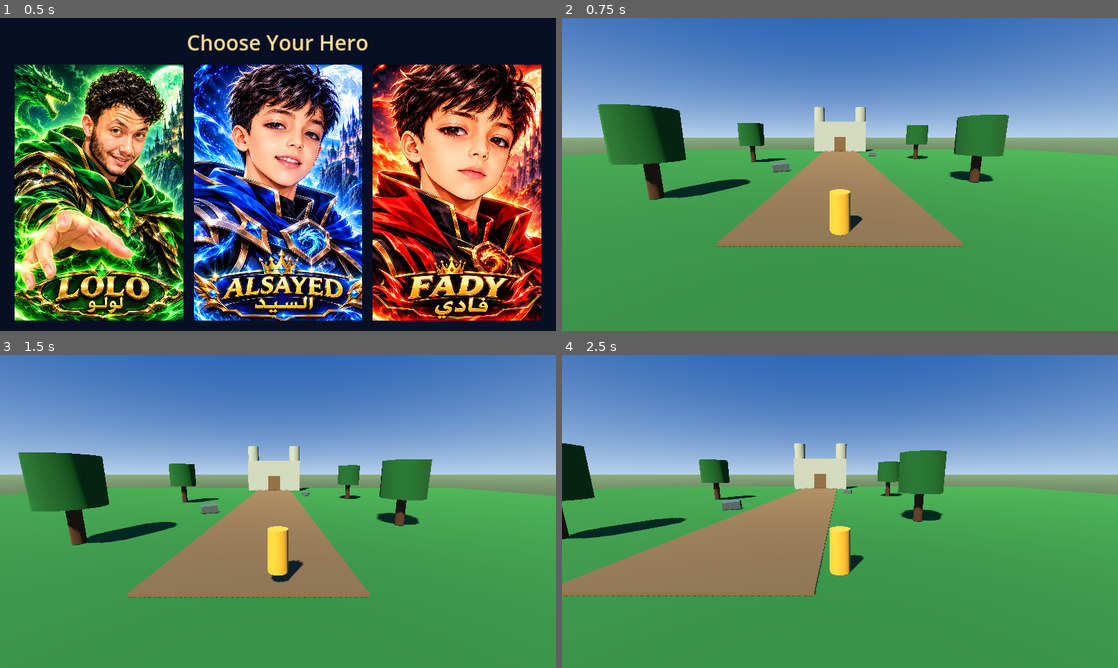
Above: before the commit, frames 1-4 (two rows, left to right).
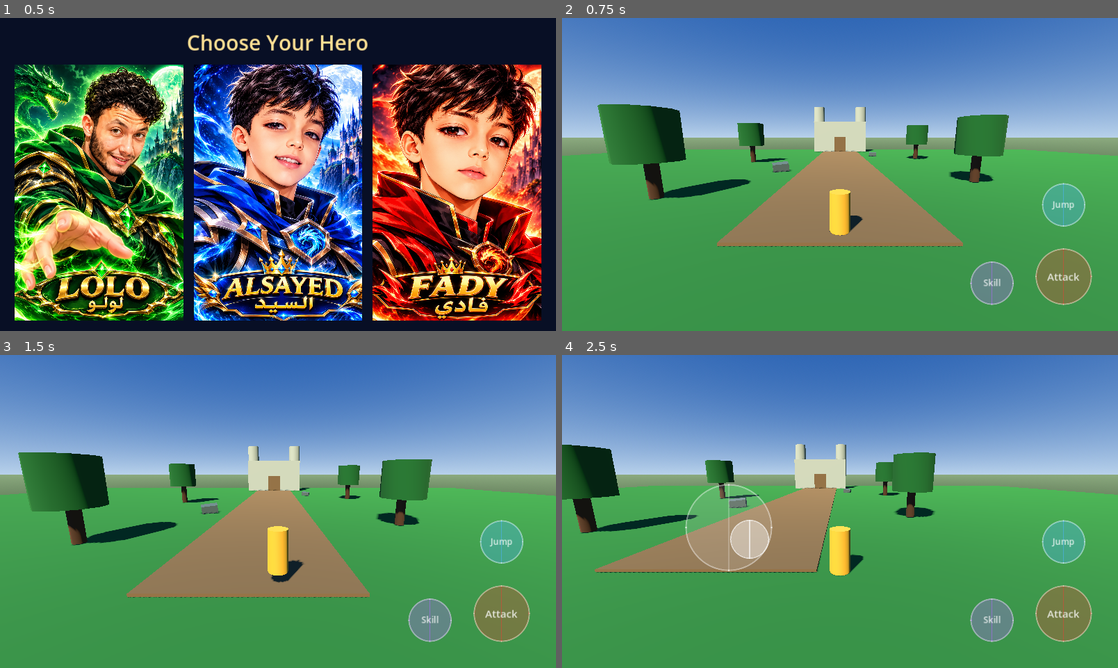
Above: after the commit, the same moments.

Repository: lolofadywaleed-hash/LostTreasureKingdom-Final
Game: Godot game, scene res://scenes/character_select.tscn
The game is run twice, just before and just after one commit, with the same random seed, the same clock (stepped at 60 frames per second) and the same inputs.
Inputs (mouse positions are in pixels of both pictures, inside the frame that each line leads up to):
- Up to frame 1 (0.5 s): no input
- Up to frame 2 (0.75 s): click (662, 193) at 0.5 s
- Up to frame 3 (1.5 s): tap Enter at 1.25 s; move the mouse to (400, 495) at 1.27 s; hold D (move_right) from 1.28 s (still down); tap Space (jump) at 1.35 s; click (400, 495) at 1.42 s
- Up to frame 4 (2.5 s): tap Space (jump) at 1.52, 1.82 s; release D (move_right) at 2 s; drag from (728, 527) to (812, 574) at 2.02 s

Frame 1 is identical in both runs. In frame 2, 3.1% of the frame differs, in the area x 73-96%, y 52-92%; in frame 3, 3.1%; in frame 4, 11%, in the area x 0-100%, y 28-92%.

Commit message:
Add dynamic touch HUD and player fall recovery
Co-authored-by: Manus <dev-agent@manus.ai>

Diff:
--- a/scenes/main.tscn
+++ b/scenes/main.tscn
@@ -1,6 +1,7 @@
-[gd_scene load_steps=13 format=3]
+[gd_scene load_steps=17 format=3]
 
 [ext_resource type="Script" path="res://scripts/player.gd" id="1_player"]
+[ext_resource type="PackedScene" path="res://scenes/mobile_hud.tscn" id="2_hud"]
 
 [sub_resource type="ProceduralSkyMaterial" id="ProceduralSkyMaterial"]
 sky_top_color = Color(0.11, 0.34, 0.68, 1)
@@ -51,6 +52,15 @@
 radius = 0.42
 height = 1.8
 
+[sub_resource type="BoxShape3D" id="WallShapeX"]
+size = Vector3(122, 20, 2)
+
+[sub_resource type="BoxShape3D" id="WallShapeZ"]
+size = Vector3(2, 20, 100)
+
+[sub_resource type="BoxShape3D" id="CastleShape"]
+size = Vector3(15, 12, 5.6)
+
 [node name="Main" type="Node3D"]
 
 [node name="WorldEnvironment" type="WorldEnvironment" parent="."]
@@ -100,6 +110,38 @@
 size = Vector3(3.2, 4, 0.22)
 material = SubResource("PathMaterial")
 
+[node name="CastleCollision" type="StaticBody3D" parent="Castle"]
+
+[node name="CollisionShape3D" type="CollisionShape3D" parent="Castle/CastleCollision"]
+position = Vector3(0, 6, 0)
+shape = SubResource("CastleShape")
+
+[node name="Boundary" type="Node3D" parent="."]
+
+[node name="WallNorth" type="StaticBody3D" parent="Boundary"]
+position = Vector3(0, 10, -50.5)
+
+[node name="CollisionShape3D" type="CollisionShape3D" parent="Boundary/WallNorth"]
+shape = SubResource("WallShapeX")
+
+[node name="WallSouth" type="StaticBody3D" parent="Boundary"]
+position = Vector3(0, 10, 50.5)
+
+[node name="CollisionShape3D" type="CollisionShape3D" parent="Boundary/WallSouth"]
+shape = SubResource("WallShapeX")
+
+[node name="WallEast" type="StaticBody3D" parent="Boundary"]
+position = Vector3(60.5, 10, 0)
+
+[node name="CollisionShape3D" type="CollisionShape3D" parent="Boundary/WallEast"]
+shape = SubResource("WallShapeZ")
+
+[node name="WallWest" type="StaticBody3D" parent="Boundary"]
+position = Vector3(-60.5, 10, 0)
+
+[node name="CollisionShape3D" type="CollisionShape3D" parent="Boundary/WallWest"]
+shape = SubResource("WallShapeZ")
+
 [node name="Player" type="CharacterBody3D" parent="."]
 position = Vector3(0, 0, 12)
 script = ExtResource("1_player")
@@ -123,6 +165,8 @@
 [node name="Camera3D" type="Camera3D" parent="Player/SpringArm3D"]
 current = true
 
+[node name="MobileHUD" parent="." instance=ExtResource("2_hud")]
+
 [node name="TreeWestNear" type="Node3D" parent="."]
 position = Vector3(-12, 0, 7)
 
--- /dev/null
+++ b/scenes/mobile_hud.tscn
@@ -0,0 +1,185 @@
+[gd_scene load_steps=7 format=3]
+
+[ext_resource type="Script" path="res://scripts/mobile_hud.gd" id="1_hud"]
+
+[sub_resource type="StyleBoxFlat" id="BaseStyle"]
+bg_color = Color(1, 1, 1, 0.12)
+border_width_left = 3
+border_width_top = 3
+border_width_right = 3
+border_width_bottom = 3
+border_color = Color(1, 1, 1, 0.45)
+corner_radius_top_left = 100
+corner_radius_top_right = 100
+corner_radius_bottom_right = 100
+corner_radius_bottom_left = 100
+corner_detail = 24
+
+[sub_resource type="StyleBoxFlat" id="KnobStyle"]
+bg_color = Color(1, 1, 1, 0.4)
+border_width_left = 2
+border_width_top = 2
+border_width_right = 2
+border_width_bottom = 2
+border_color = Color(1, 1, 1, 0.7)
+corner_radius_top_left = 45
+corner_radius_top_right = 45
+corner_radius_bottom_right = 45
+corner_radius_bottom_left = 45
+corner_detail = 20
+
+[sub_resource type="StyleBoxFlat" id="AttackStyle"]
+bg_color = Color(0.9, 0.25, 0.2, 0.4)
+border_width_left = 3
+border_width_top = 3
+border_width_right = 3
+border_width_bottom = 3
+border_color = Color(1, 0.8, 0.75, 0.7)
+corner_radius_top_left = 65
+corner_radius_top_right = 65
+corner_radius_bottom_right = 65
+corner_radius_bottom_left = 65
+corner_detail = 24
+
+[sub_resource type="StyleBoxFlat" id="JumpStyle"]
+bg_color = Color(0.3, 0.7, 1, 0.4)
+border_width_left = 3
+border_width_top = 3
+border_width_right = 3
+border_width_bottom = 3
+border_color = Color(0.8, 0.92, 1, 0.7)
+corner_radius_top_left = 50
+corner_radius_top_right = 50
+corner_radius_bottom_right = 50
+corner_radius_bottom_left = 50
+corner_detail = 20
+
+[sub_resource type="StyleBoxFlat" id="SkillStyle"]
+bg_color = Color(0.7, 0.4, 1, 0.4)
+border_width_left = 3
+border_width_top = 3
+border_width_right = 3
+border_width_bottom = 3
+border_color = Color(0.9, 0.8, 1, 0.7)
+corner_radius_top_left = 50
+corner_radius_top_right = 50
+corner_radius_bottom_right = 50
+corner_radius_bottom_left = 50
+corner_detail = 20
+
+[node name="MobileHUD" type="CanvasLayer"]
+layer = 10
+script = ExtResource("1_hud")
+
+[node name="Root" type="Control" parent="."]
+layout_mode = 3
+anchors_preset = 15
+anchor_right = 1.0
+anchor_bottom = 1.0
+grow_horizontal = 2
+grow_vertical = 2
+mouse_filter = 2
+
+[node name="JoystickBase" type="Panel" parent="Root"]
+visible = false
+layout_mode = 0
+offset_right = 200.0
+offset_bottom = 200.0
+mouse_filter = 2
+theme_override_styles/panel = SubResource("BaseStyle")
+
+[node name="Knob" type="Panel" parent="Root/JoystickBase"]
+layout_mode = 0
+offset_left = 55.0
+offset_top = 55.0
+offset_right = 145.0
+offset_bottom = 145.0
+mouse_filter = 2
+theme_override_styles/panel = SubResource("KnobStyle")
+
+[node name="AttackButton" type="Panel" parent="Root"]
+layout_mode = 1
+anchors_preset = 3
+anchor_left = 1.0
+anchor_top = 1.0
+anchor_right = 1.0
+anchor_bottom = 1.0
+offset_left = -190.0
+offset_top = -190.0
+offset_right = -60.0
+offset_bottom = -60.0
+grow_horizontal = 0
+grow_vertical = 0
+mouse_filter = 2
+theme_override_styles/panel = SubResource("AttackStyle")
+
+[node name="Label" type="Label" parent="Root/AttackButton"]
+layout_mode = 1
+anchors_preset = 15
+anchor_right = 1.0
+anchor_bottom = 1.0
+grow_horizontal = 2
+grow_vertical = 2
+mouse_filter = 2
+theme_override_font_sizes/font_size = 24
+text = "Attack"
+horizontal_alignment = 1
+vertical_alignment = 1
+
+[node name="JumpButton" type="Panel" parent="Root"]
+layout_mode = 1
+anchors_preset = 3
+anchor_left = 1.0
+anchor_top = 1.0
+anchor_right = 1.0
+anchor_bottom = 1.0
+offset_left = -175.0
+offset_top = -340.0
+offset_right = -75.0
+offset_bottom = -240.0
+grow_horizontal = 0
+grow_vertical = 0
+mouse_filter = 2
+theme_override_styles/panel = SubResource("JumpStyle")
+
+[node name="Label" type="Label" parent="Root/JumpButton"]
+layout_mode = 1
+anchors_preset = 15
+anchor_right = 1.0
+anchor_bottom = 1.0
+grow_horizontal = 2
+grow_vertical = 2
+mouse_filter = 2
+theme_override_font_sizes/font_size = 20
+text = "Jump"
+horizontal_alignment = 1
+vertical_alignment = 1
+
+[node name="SkillButton" type="Panel" parent="Root"]
+layout_mode = 1
+anchors_preset = 3
+anchor_left = 1.0
+anchor_top = 1.0
+anchor_right = 1.0
+anchor_bottom = 1.0
+offset_left = -340.0
+offset_top = -160.0
+offset_right = -240.0
+offset_bottom = -60.0
+grow_horizontal = 0
+grow_vertical = 0
+mouse_filter = 2
+theme_override_styles/panel = SubResource("SkillStyle")
+
+[node name="Label" type="Label" parent="Root/SkillButton"]
+layout_mode = 1
+anchors_preset = 15
+anchor_right = 1.0
+anchor_bottom = 1.0
+grow_horizontal = 2
+grow_vertical = 2
+mouse_filter = 2
+theme_override_font_sizes/font_size = 20
+text = "Skill"
+horizontal_alignment = 1
+vertical_alignment = 1
--- a/scripts/mobile_hud.gd
+++ b/scripts/mobile_hud.gd
@@ -1,16 +1,135 @@
 extends CanvasLayer
 
+signal move_vector_changed(vector: Vector2)
+
+const LEFT_HALF_RATIO := 0.5
+const DEADZONE := 0.12
+const BUTTON_HIT_PADDING := 1.2
+const IDLE_ALPHA := 0.8
+
+@onready var joystick_base: Panel = $Root/JoystickBase
+@onready var joystick_knob: Panel = $Root/JoystickBase/Knob
+@onready var attack_button: Control = $Root/AttackButton
+@onready var jump_button: Control = $Root/JumpButton
+@onready var skill_button: Control = $Root/SkillButton
+
+var _buttons: Dictionary = {}
+var _button_touches: Dictionary = {}
+var _joystick_touch := -1
+var _joystick_center := Vector2.ZERO
+var _move_vector := Vector2.ZERO
+
+
 func _ready() -> void:
-	var jump := Button.new()
-	jump.text = "قفز"
-	jump.custom_minimum_size = Vector2(100, 86)
-	jump.position = Vector2(get_viewport().get_visible_rect().size.x - 135, get_viewport().get_visible_rect().size.y - 130)
-	jump.add_theme_font_size_override("font_size", 24)
-	add_child(jump)
-	jump.button_down.connect(func(): Input.action_press("jump"))
-	jump.button_up.connect(func(): Input.action_release("jump"))
-	var label := Label.new()
-	label.text = "حرّك إصبعك يسار الشاشة للتحرك"
-	label.position = Vector2(20, get_viewport().get_visible_rect().size.y - 48)
-	label.add_theme_font_size_override("font_size", 18)
-	add_child(label)
+	for action_name in ["jump", "attack", "skill"]:
+		if not InputMap.has_action(action_name):
+			InputMap.add_action(action_name)
+	_buttons = {
+		"attack": attack_button,
+		"jump": jump_button,
+		"skill": skill_button,
+	}
+	for action_name in _buttons:
+		var node: Control = _buttons[action_name]
+		node.pivot_offset = node.size * 0.5
+		_set_button_pressed(action_name, false)
+	joystick_base.visible = false
+
+func _exit_tree() -> void:
+	_reset_all()
+
+func _notification(what: int) -> void:
+	if what == NOTIFICATION_APPLICATION_FOCUS_OUT:
+		_reset_all()
+
+func _unhandled_input(event: InputEvent) -> void:
+	if event is InputEventScreenTouch:
+		var touch := event as InputEventScreenTouch
+		if touch.pressed:
+			_on_touch_pressed(touch.index, touch.position)
+		else:
+			_on_touch_released(touch.index)
+	elif event is InputEventScreenDrag:
+		var drag := event as InputEventScreenDrag
+		if drag.index == _joystick_touch:
+			_update_joystick(drag.position)
+			get_viewport().set_input_as_handled()
+
+func _on_touch_pressed(index: int, pos: Vector2) -> void:
+	var action_name := _button_at(pos)
+	if action_name != "":
+		_button_touches[index] = action_name
+		Input.action_press(action_name)
+		_set_button_pressed(action_name, true)
+		get_viewport().set_input_as_handled()
+		return
+	var screen_width := get_viewport().get_visible_rect().size.x
+	if pos.x < screen_width * LEFT_HALF_RATIO and _joystick_touch == -1:
+		_joystick_touch = index
+		_joystick_center = pos
+		joystick_base.global_position = pos - joystick_base.size * 0.5
+		joystick_knob.position = (joystick_base.size - joystick_knob.size) * 0.5
+		joystick_base.visible = true
+		_update_joystick(pos)
+		get_viewport().set_input_as_handled()
+
+func _on_touch_released(index: int) -> void:
+	if index == _joystick_touch:
+		_joystick_touch = -1
+		joystick_base.visible = false
+		_set_move_vector(Vector2.ZERO)
+		get_viewport().set_input_as_handled()
+	elif _button_touches.has(index):
+		var action_name: String = _button_touches[index]
+		_button_touches.erase(index)
+		Input.action_release(action_name)
+		_set_button_pressed(action_name, false)
+		get_viewport().set_input_as_handled()
+
+func _update_joystick(pos: Vector2) -> void:
+	var radius := (joystick_base.size.x - joystick_knob.size.x) * 0.5
+	var offset := (pos - _joystick_center).limit_length(radius)
+	joystick_knob.position = (joystick_base.size - joystick_knob.size) * 0.5 + offset
+	var vector := offset / radius
+	if vector.length() < DEADZONE:
+		vector = Vector2.ZERO
+	_set_move_vector(vector)
+
+func _set_move_vector(vector: Vector2) -> void:
+	_move_vector = vector
+	_apply_axis("move_left", maxf(-vector.x, 0.0))
+	_apply_axis("move_right", maxf(vector.x, 0.0))
+	_apply_axis("move_forward", maxf(-vector.y, 0.0))
+	_apply_axis("move_back", maxf(vector.y, 0.0))
+	move_vector_changed.emit(vector)
+
+func _apply_axis(action_name: String, strength: float) -> void:
+	if strength > 0.0:
+		Input.action_press(action_name, strength)
+	else:
+		Input.action_release(action_name)
+
+func _button_at(pos: Vector2) -> String:
+	for action_name in _buttons:
+		var node: Control = _buttons[action_name]
+		var rect := node.get_global_rect()
+		var radius := rect.size.x * 0.5 * BUTTON_HIT_PADDING
+		if pos.distance_to(rect.get_center()) <= radius:
+			return action_name
+	return ""
+
+func _set_button_pressed(action_name: String, pressed: bool) -> void:
+	var node: Control = _buttons[action_name]
+	node.modulate = Color(1, 1, 1, 1.0 if pressed else IDLE_ALPHA)
+	node.scale = Vector2.ONE * (0.92 if pressed else 1.0)
+
+func _reset_all() -> void:
+	_joystick_touch = -1
+	if is_instance_valid(joystick_base):
+		joystick_base.visible = false
+	_set_move_vector(Vector2.ZERO)
+	for action_name in _button_touches.values():
+		Input.action_release(action_name)
+		if _buttons.has(action_name):
+			_set_button_pressed(action_name, false)
+	_button_touches.clear()
--- a/scripts/player.gd
+++ b/scripts/player.gd
@@ -1,17 +1,25 @@
 extends CharacterBody3D
+
+signal attacked
+signal skill_used
 
 @export var speed: float = 5.5
 @export var jump_velocity: float = 5.0
 @export var gravity: float = 14.0
-var move_input := Vector2.ZERO
-var joystick_origin := Vector2.ZERO
-var active_touch := -1
-var joystick_radius := 95.0
+@export var kill_height: float = -20.0
+
+var _spawn_position := Vector3.ZERO
+
+
+func _ready() -> void:
+	_spawn_position = global_position
 
 func _physics_process(delta: float) -> void:
+	if global_position.y < kill_height:
+		velocity = Vector3.ZERO
+		global_position = _spawn_position
+
 	var input := Input.get_vector("move_left", "move_right", "move_forward", "move_back")
-	if input == Vector2.ZERO:
-		input = move_input
 	var direction := Vector3(input.x, 0, input.y).rotated(Vector3.UP, $SpringArm3D.rotation.y)
 	if direction.length() > 1.0:
 		direction = direction.normalized()
@@ -21,18 +29,10 @@
 		velocity.y -= gravity * delta
 	elif Input.is_action_just_pressed("jump"):
 		velocity.y = jump_velocity
+
+	if InputMap.has_action("attack") and Input.is_action_just_pressed("attack"):
+		attacked.emit()
+	if InputMap.has_action("skill") and Input.is_action_just_pressed("skill"):
+		skill_used.emit()
+
 	move_and_slide()
-
-func _unhandled_input(event: InputEvent) -> void:
-	if event is InputEventScreenTouch:
-		if event.pressed and event.position.x < get_viewport().get_visible_rect().size.x * 0.55 and active_touch == -1:
-			active_touch = event.index
-			joystick_origin = event.position
-			move_input = Vector2.ZERO
-		elif not event.pressed and event.index == active_touch:
-			active_touch = -1
-			move_input = Vector2.ZERO
-	elif event is InputEventScreenDrag and event.index == active_touch:
-			var drag_delta: Vector2 = event.position - joystick_origin
-			move_input = drag_delta.limit_length(joystick_radius) / joystick_radius
-			move_input.y = -move_input.y
--- a/tests/character_select_test.gd
+++ b/tests/character_select_test.gd
@@ -34,6 +34,32 @@
 	assert(current_scene.get_node("WorldEnvironment").environment.sky.sky_material is ProceduralSkyMaterial)
 	assert(current_scene.get_node("Path") is CSGBox3D)
 	assert(current_scene.get_node("Castle/CastleKeep") is CSGBox3D)
+	var hud := current_scene.get_node("MobileHUD")
+	assert(hud != null, "Main scene should instantiate the mobile HUD")
+	for action_name in ["attack", "jump", "skill"]:
+		assert(InputMap.has_action(action_name), "HUD action should be registered: " + action_name)
+
+	var attack_center: Vector2 = hud.attack_button.get_global_rect().get_center()
+	hud._on_touch_pressed(20, attack_center)
+	assert(Input.is_action_pressed("attack"), "Touching Attack should press its input action")
+	hud._on_touch_released(20)
+	assert(not Input.is_action_pressed("attack"), "Releasing Attack should release its input action")
+	var skill_center: Vector2 = hud.skill_button.get_global_rect().get_center()
+	hud._on_touch_pressed(22, skill_center)
+	assert(Input.is_action_pressed("skill"), "Touching Skill should press its input action")
+	hud._on_touch_released(22)
+	assert(not Input.is_action_pressed("skill"), "Releasing Skill should release its input action")
+
+	hud._on_touch_pressed(21, Vector2(100, 300))
+	assert(hud.joystick_base.visible, "Joystick should appear at the initiating touch location")
+	hud._update_joystick(Vector2(160, 300))
+	assert(Input.get_action_strength("move_right") > 0.5, "Dragging joystick right should press move_right")
+	hud._on_touch_released(21)
+	assert(not hud.joystick_base.visible, "Joystick should hide when touch ends")
+	assert(not Input.is_action_pressed("move_right"), "Joystick release should clear movement input")
+
+	assert(player.has_signal("attacked"), "Player should expose an attacked signal")
+	assert(player.has_signal("skill_used"), "Player should expose a skill-used signal")
 
 	for _frame in range(30):
 		await physics_frame
@@ -45,5 +71,10 @@
 	Input.action_release("move_forward")
 	assert(player.global_position.z < initial_z - 0.2, "Keyboard forward input should move the player down the path")
 
-	print("Phase 1 gameplay smoke test passed")
+	player.global_position = Vector3(0, -21, 12)
+	await physics_frame
+	assert(player.global_position.y > player.kill_height, "Falling below the kill plane should respawn the player")
+	assert(absf(player.global_position.z - 12.0) < 0.1, "Respawn should return the player to the start")
+
+	print("HUD, movement, and fall recovery test passed")
 	quit()
